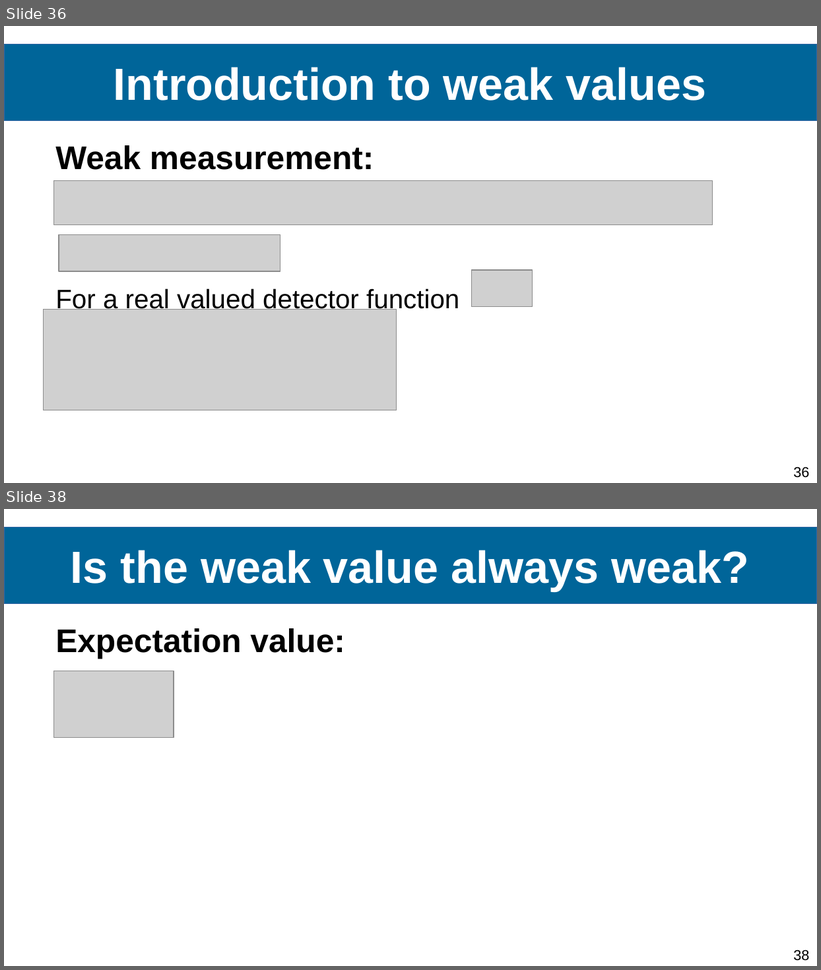
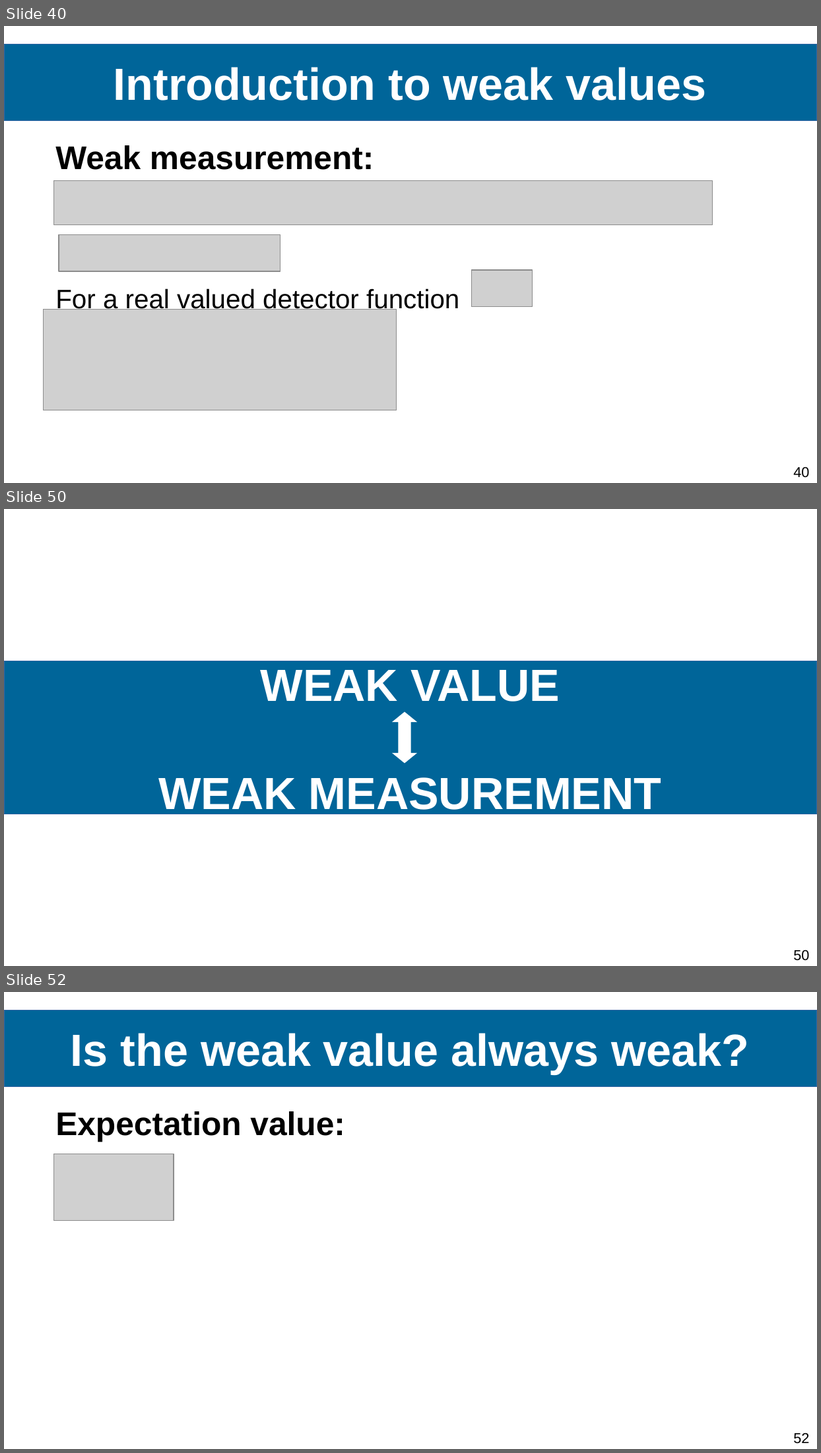
Before and after one commit to Ismaele-vincent/PhD, a slide deck: 2024/Conference abstract/Conference FOMO/Presentation FOMO 2024.odp. Shown one above the other, each under a label of ours: slides 36 and 38 before the commit, slides 40, 50 and 52 after it; the slides between them are not shown. The pictures are 821x970 and 821x1453 pixels, drawn with LibreOffice and Linux fonts; fonts in the diff are those of the drawing; grey boxes stand for pictures; background and template pictures are left out. Boxes give left, top, right and bottom in pixels: in the first picture for what was removed or moved away, otherwise in the second. Text is boxed around its words. In the diff, an @@ line names an element or a change of style, - is before the commit and + after.

```diff
--- a/2024/Conference abstract/Conference FOMO/Presentation FOMO 2024.odp
+++ b/2024/Conference abstract/Conference FOMO/Presentation FOMO 2024.odp
@@ slide 50 added at (4, 509, 817, 966), background #FFFFFF; not listed: 1 template element that a slide beside it also shows @@
@@ title added at (4, 661, 817, 815), fill #006599, outline #3465A4 0 pt, 44 pt, text #FFFFFF, bold @@
+WEAK VALUE
+WEAK MEASUREMENT
@@ left right arrow added at (392, 712, 417, 764), fill #FFFFFF @@
@@ what was slide 36 is now slide 40 @@
@@ page number at (793, 468, 809, 478): text changed @@
-36
+40
@@ what was slide 38 is now slide 52 @@
@@ page number at (793, 1434, 809, 1444): text changed @@
-38
+52
```
Also in this commit, not shown: 11 slides changed, 13 other slides added, 6 other files.
